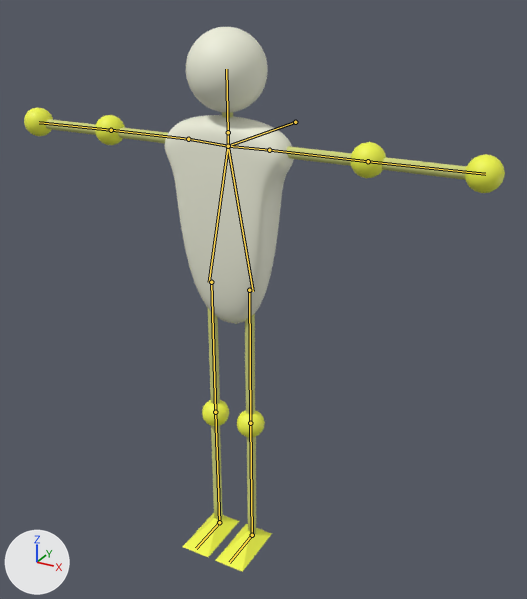
The Blender file examples/third_person_camera/data/avatar/avatar.blend as it was, and as the next commit left it.
One viewpoint serves both versions: a 50 mm lens placed at (1.27, -2.07, 2.13), pointed at (0.05, 0.15, 1.02). The axes (+X, +Y, +Z) are drawn at lower left. The lights are the same throughout. The bones that bend it are drawn over the model as lines.

The first picture shows 'Corpse'.
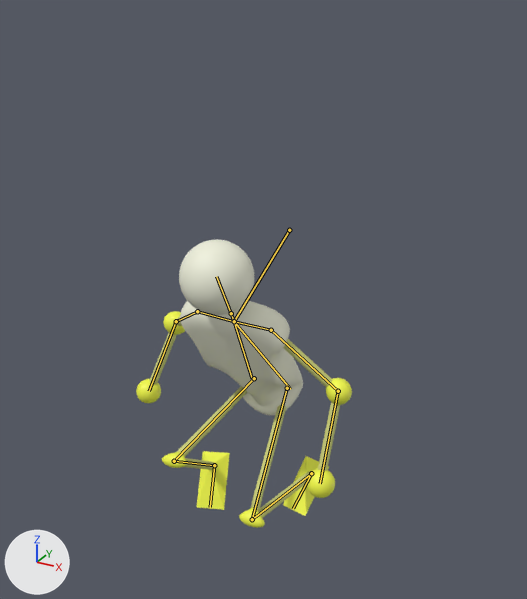
The newer file adds an action. The first version stands in its rest pose; the second is drawn at frame 5 of the action 'crouch'.

Where the change shows, as pixel boxes [x1, y1, x2, y2] in the pictures (527 x 599 px):
'Corpse', posed (55% narrower, 47% shorter)
    before: [24, 27, 505, 572]
    after: [136, 239, 352, 528]
bone 'Corpse', root to tip
    before: (295, 122) to (228, 146)
    after: (289, 230) to (234, 321)
bone 'Arm1.L', root to tip
    before: (269, 150) to (368, 161)
    after: (271, 330) to (338, 391)
bone 'Arm2.L', root to tip
    before: (368, 161) to (485, 174)
    after: (338, 391) to (320, 483)
bone 'Arm1.R', root to tip
    before: (188, 139) to (111, 130)
    after: (197, 311) to (176, 321)
bone 'Arm2.R', root to tip
    before: (111, 130) to (39, 122)
    after: (176, 321) to (149, 391)
bone 'Corpse_L', root to tip
    before: (228, 146) to (253, 291)
    after: (234, 321) to (290, 389)
bone 'Leg1.L', root to tip
    before: (249, 290) to (250, 423)
    after: (287, 388) to (252, 519)
bone 'Leg2.L', root to tip
    before: (250, 423) to (252, 535)
    after: (252, 519) to (311, 473)
bone 'Foot.L', root to tip
    before: (252, 535) to (229, 562)
    after: (311, 473) to (293, 508)
bone 'Corpse_R', root to tip
    before: (228, 146) to (209, 282)
    after: (234, 321) to (252, 378)
bone 'Leg1.R', root to tip
    before: (211, 282) to (215, 412)
    after: (254, 378) to (174, 461)
bone 'Leg2.R', root to tip
    before: (215, 412) to (219, 522)
    after: (174, 461) to (214, 465)
bone 'Foot.R', root to tip
    before: (219, 522) to (196, 548)
    after: (214, 465) to (210, 507)

What changed in the scene script:
```text
Change bone_corpse:
    where bone_corpse = bpy.data.objects['Armature'].pose.bones['Corpse']
    bone_corpse.location: (0.0, 0.0, 0.0) -> (0.0, 0.037, 0.425)
    bone_corpse.rotation_quaternion: (1.0, 0.0, 0.0, 0.0) -> (0.972, 0.233, 0.0, 0.0)  # degrees (0, 0, 0) -> degrees (27, 0, 0)
Change bone_arm1_l:
    where bone_arm1_l = bpy.data.objects['Armature'].pose.bones['Arm1.L']  # child of 'CorpseToArm.L'
    bone_arm1_l.rotation_quaternion: (1.0, 0.0, 0.0, 0.0) -> (0.908, -0.008, -0.145, -0.386)  # degrees (0, 0, 0) -> degrees (6, -16, -47)
Change bone_arm2_l:
    where bone_arm2_l = bpy.data.objects['Armature'].pose.bones['Arm2.L']  # child of 'Arm1.L'
    bone_arm2_l.rotation_quaternion: (1.0, 0.0, 0.0, 0.0) -> (0.873, 0.309, -0.026, -0.373)  # degrees (0, 0, 0) -> degrees (35, 11, -43)
Change bone_arm1_r:
    where bone_arm1_r = bpy.data.objects['Armature'].pose.bones['Arm1.R']  # child of 'CorpseToArm.R'
    bone_arm1_r.rotation_quaternion: (1.0, 0.0, 0.0, 0.0) -> (0.914, -0.159, 0.076, 0.359)  # degrees (0, 0, 0) -> degrees (-14, 15, 41)
Change bone_arm2_r:
    where bone_arm2_r = bpy.data.objects['Armature'].pose.bones['Arm2.R']  # child of 'Arm1.R'
    bone_arm2_r.rotation_quaternion: (1.0, 0.0, 0.0, 0.0) -> (0.881, 0.373, 0.024, 0.286)  # degrees (0, 0, 0) -> degrees (43, -10, 32)
Change bone_corpse_l:
    where bone_corpse_l = bpy.data.objects['Armature'].pose.bones['Corpse_L']  # child of 'Corpse'
    bone_corpse_l.rotation_quaternion: (1.0, 0.0, 0.0, 0.0) -> (0.997, 0.07, 0.013, -0.013)  # degrees (0, 0, 0) -> degrees (8, 2, -1)
Change bone_leg1_l:
    where bone_leg1_l = bpy.data.objects['Armature'].pose.bones['Leg1.L']  # child of 'Corpse_L'
    bone_leg1_l.rotation_quaternion: (1.0, 0.0, 0.0, 0.0) -> (0.696, 0.65, -0.011, 0.074)  # degrees (0, 0, 0) -> degrees (86, -7, 6)
Change bone_leg2_l:
    where bone_leg2_l = bpy.data.objects['Armature'].pose.bones['Leg2.L']  # child of 'Leg1.L'
    bone_leg2_l.rotation_quaternion: (1.0, 0.0, 0.0, 0.0) -> (0.437, -0.877, 0.083, -0.14)  # degrees (0, 0, 0) -> degrees (-126, -10, -16)
Change bone_foot_l:
    where bone_foot_l = bpy.data.objects['Armature'].pose.bones['Foot.L']  # child of 'Leg2.L'
    bone_foot_l.rotation_quaternion: (1.0, 0.0, 0.0, 0.0) -> (0.925, -0.333, 0.11, -0.053)  # degrees (0, 0, 0) -> degrees (-41, 10, -10)
Change bone_corpse_r:
    where bone_corpse_r = bpy.data.objects['Armature'].pose.bones['Corpse_R']  # child of 'Corpse'
    bone_corpse_r.rotation_quaternion: (1.0, 0.0, 0.0, 0.0) -> (0.997, 0.07, -0.013, 0.013)  # degrees (0, 0, 0) -> degrees (8, -2, 1)
Change bone_leg1_r:
    where bone_leg1_r = bpy.data.objects['Armature'].pose.bones['Leg1.R']  # child of 'Corpse_R'
    bone_leg1_r.rotation_quaternion: (1.0, 0.0, 0.0, 0.0) -> (0.521, 0.832, 0.02, -0.029)  # degrees (0, 0, 0) -> degrees (116, 4, 0)
Change bone_leg2_r:
    where bone_leg2_r = bpy.data.objects['Armature'].pose.bones['Leg2.R']  # child of 'Leg1.R'
    bone_leg2_r.rotation_quaternion: (1.0, 0.0, 0.0, 0.0) -> (0.378, -0.883, -0.151, 0.1)  # degrees (0, 0, 0) -> degrees (-133, 4, 21)
Change bone_foot_r:
    where bone_foot_r = bpy.data.objects['Armature'].pose.bones['Foot.R']  # child of 'Leg2.R'
    bone_foot_r.rotation_quaternion: (1.0, 0.0, 0.0, 0.0) -> (0.989, -0.048, -0.016, 0.008)  # degrees (0, 0, 0) -> degrees (-6, -2, 1)
```
